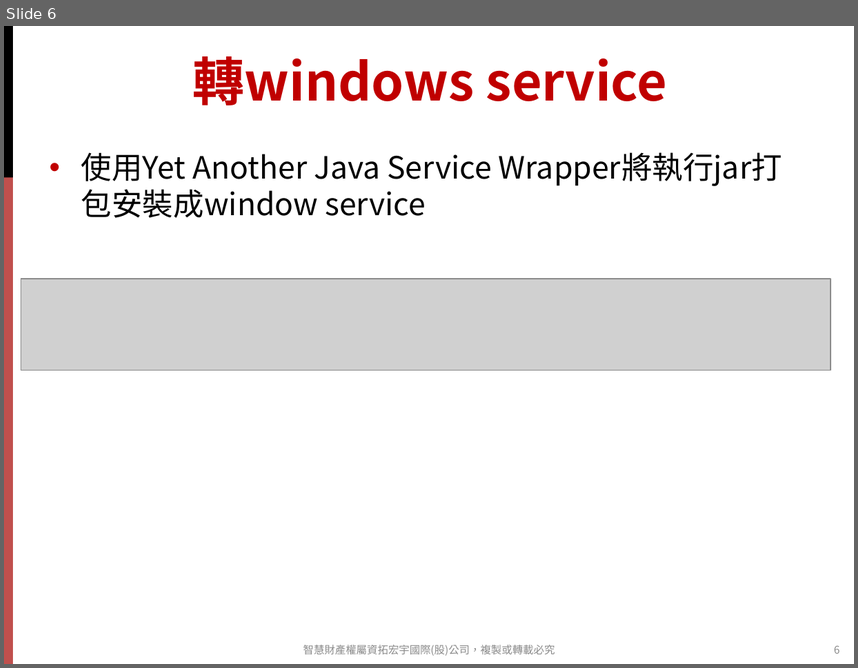
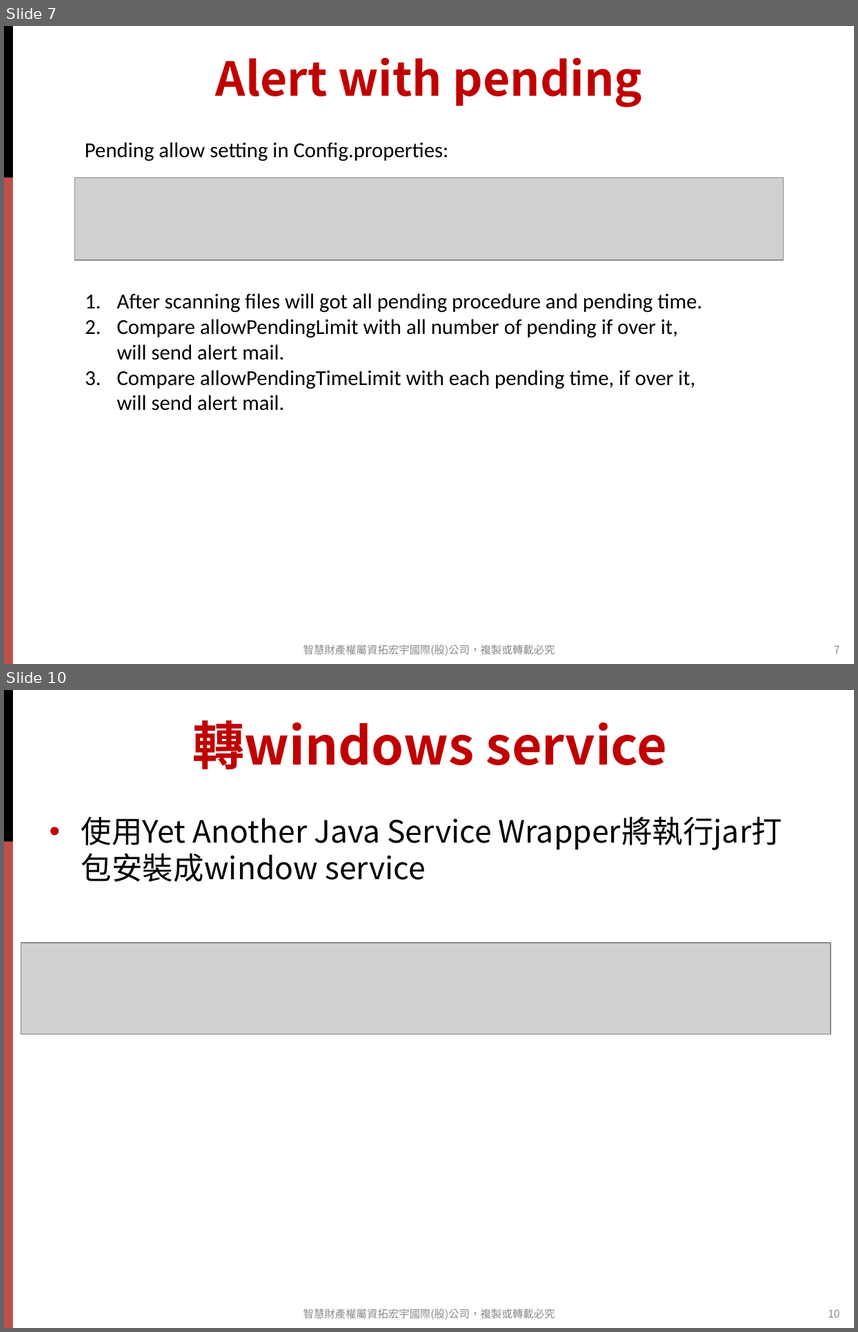
Before and after one commit to strikecbu/TraceLogMonitor, a slide deck: other/doc/TraceLogMonitorWithWAS.pptx. Shown one above the other, each under a label of ours: slide 6 before the commit, slides 7 and 10 after it; the slides between them are not shown. The pictures are 858x668 and 858x1332 pixels, drawn with LibreOffice and Linux fonts; fonts in the diff are those of the drawing; grey boxes stand for pictures; background and template pictures are left out. Boxes give left, top, right and bottom in pixels: in the first picture for what was removed or moved away, otherwise in the second. Text is boxed around its words. In the diff, an @@ line names an element or a change of style, - is before the commit and + after.

```diff
--- a/other/doc/TraceLogMonitorWithWAS.pptx
+++ b/other/doc/TraceLogMonitorWithWAS.pptx
@@ slide 7 added at box(4, 26, 854, 664), background #FFFFFF; not listed: 2 template elements that a slide beside it also shows @@
@@ title added at box(216, 58, 643, 107), 39.6 pt, text #C00000, bold @@
+Alert with pending
@@ text added at box(85, 142, 449, 161), 18 pt, text #000000 @@
+Pending allow setting in Config.properties:
@@ picture added at box(74, 177, 783, 260) @@
@@ text added at box(117, 293, 702, 410), 18 pt, text #000000 @@
+1. After scanning files will got all pending procedure and pending time.
+2. Compare allowPendingLimit with all number of pending if over it,
+   will send alert mail.
+3. Compare allowPendingTimeLimit with each pending time, if over it,
+   will send alert mail.
@@ text added at box(303, 644, 555, 655), 9 pt, text #8C8C8C @@
+智慧財產權屬資拓宏宇國際(股)公司，複製或轉載必究
@@ page number added at box(834, 646, 840, 653), 9 pt, text #8C8C8C @@
+7
@@ what was slide 6 is now slide 10 @@
@@ page number at box(828, 1309, 840, 1317): text changed @@
-6
+10
```
Also in this commit, not shown: 1 slide changed, 8 other slides added.
